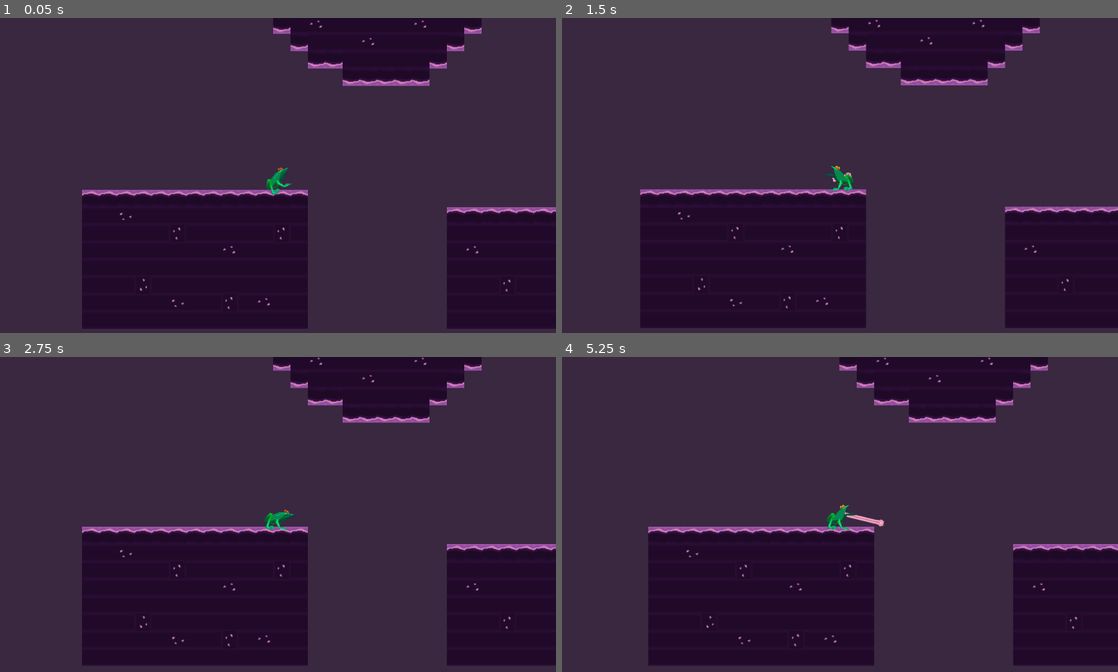
Above: before the commit, frames 1-4 (two rows, left to right).
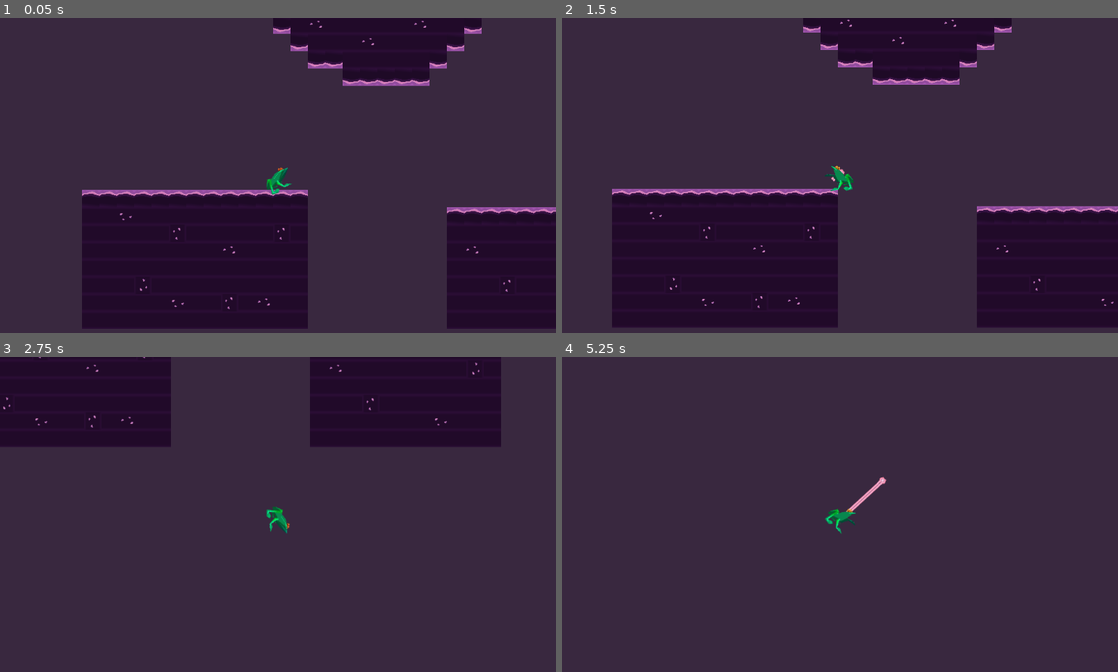
Above: after the commit, the same moments.

Repository: lemonsaurus/slurp-ninja
Game: Godot game, scene res://main.tscn
Two runs of this game, one before a commit and one after it. Both use one fixed random seed, a clock stepped at 60 frames per second and the inputs below.
Inputs (mouse positions are in pixels of both pictures, inside the frame that each line leads up to):
- Up to frame 1 (0.05 s): no input
- Up to frame 2 (1.5 s): tap Enter at 0.5 s; move the mouse to (962, 162) at 0.52 s; click (962, 162) at 0.67 s; move the mouse to (728, 197) at 1.27 s; click (728, 197) at 1.42 s
- Up to frame 3 (2.75 s): move the mouse to (333, 448) at 2.02 s; click (333, 448) at 2.17 s
- Up to frame 4 (5.25 s): move the mouse to (812, 583) at 2.77 s; click (812, 583) at 2.92 s; move the mouse to (1006, 568) at 3.52 s; click (1006, 568) at 3.67 s; move the mouse to (673, 470) at 4.27 s; click (673, 470) at 4.42 s; move the mouse to (867, 520) at 5.02 s; click (867, 520) at 5.17 s

The runs differ from the first frame. In frame 1, 0.2% of the frame differs, in the area x 14-100%, y 0-93%; in frame 2, 9.8%; in frame 3, 40%, in the area x 0-100%, y 0-99%; in frame 4, 31%.

Commit message:
Swinging is now fun. You're welcome.
Closes #3, #2, #1

Diff:
--- a/main.tscn
+++ b/main.tscn
@@ -18,7 +18,6 @@
 [node name="Camera2D" type="Camera2D" parent="Player"]
 current = true
 
-[node name="AudioStreamPlayer" type="AudioStreamPlayer" parent="."]
+[node name="BackgroundMusic" type="AudioStreamPlayer" parent="."]
 stream = ExtResource( 3 )
 volume_db = -12.116
-autoplay = true
--- a/objects/Player.gd
+++ b/objects/Player.gd
@@ -7,6 +7,7 @@
 export var max_speed = 1000
 export var friction_air = 0.95
 export var tongue_pull = 25
+export var flight_speed = 10
 
 var friction_ground = 0.85
 var velocity = Vector2(0,0)
@@ -37,7 +38,6 @@
 				self.is_facing_left = false
 				$Tongue.position = tongue_position_right
 
-
 		else:
 			$Tongue.release()
 			$Sprite.frame = 0
@@ -50,18 +50,35 @@
 
 	# Slurp physics!
 	if $Tongue.hooked:
+		var tongue_distance = $Tongue.tip_location.distance_to(self.global_position)
+
 		var tongue_direction = to_local($Tongue.tip_location).normalized()
 		tongue_velocity = tongue_direction * tongue_pull
 
+		# Increase the x velocity to make the player arc.
+		var true_flight = 300.0 / tongue_distance
+		if tongue_velocity.x > 0:
+			tongue_velocity.x += self.flight_speed * true_flight
+		elif tongue_velocity.x < 0:
+			tongue_velocity.x -= self.flight_speed * true_flight
+
+		# If we're falling, we want to pull up a bit faster.
 		if tongue_velocity.y > 0:
-			tongue_velocity.y *= 0.55
-
-		else:
-			tongue_velocity.y *= 1.65
+			tongue_velocity.y *= 0.85
+		elif tongue_velocity.y < 0:
+			tongue_velocity.y *= 1.30
 
 	else:
 		tongue_velocity = Vector2(0,0)
+
 	velocity += tongue_velocity
+
+	# This is the magic sauce. This makes it actually move.
+	move_and_slide(velocity, Vector2.UP)
+
+	# Apply some clamps. We don't want the frog moving _too_ fast.
+	velocity.y = clamp(velocity.y, -max_speed, max_speed)
+	velocity.x = clamp(velocity.x, -max_speed, max_speed)
 
 	# Rotate around like a madman
 	var grounded = is_on_floor()
@@ -80,15 +97,8 @@
 	# Reset flip
 	if $Tongue.hooked or grounded:
 		self.is_flipping = false
-		self.flip_speed = rand_range(0.5, 3.0)
+		self.flip_speed = rand_range(1.5, 3.0)
 
-
-	# This is the magic sauce. This makes it actually move.
-	move_and_slide(velocity, Vector2.UP)
-
-	# Apply some clamps. We don't want the frog moving _too_ fast.
-	velocity.y = clamp(velocity.y, -max_speed, max_speed)
-	velocity.x = clamp(velocity.x, -max_speed, max_speed)
 
 	# Apply surface friction
 	if grounded:
@@ -98,9 +108,9 @@
 			self.is_initialized = true
 
 		$Sprite.rotation = 0
-		velocity.x *= friction_ground	# Apply friction only on x (we are not moving on y anyway)
-		if velocity.y >= 5:		        # Keep the y-velocity small such that
-			velocity.y = 5		        # gravity doesn't make this number huge
+		velocity.x *= friction_ground
+		if velocity.y >= 5:
+			velocity.y = 5
 
 	elif is_on_ceiling() and velocity.y <= -5:
 		velocity.y = -5
--- a/objects/Player.tscn
+++ b/objects/Player.tscn
@@ -36,8 +36,9 @@
 [node name="Player" type="KinematicBody2D"]
 collision_layer = 2
 script = ExtResource( 2 )
-gravity = 15
+gravity = 12
 friction_air = 0.99
+flight_speed = 12
 
 [node name="Tongue" parent="." instance=ExtResource( 3 )]
 position = Vector2( 4, -13 )
